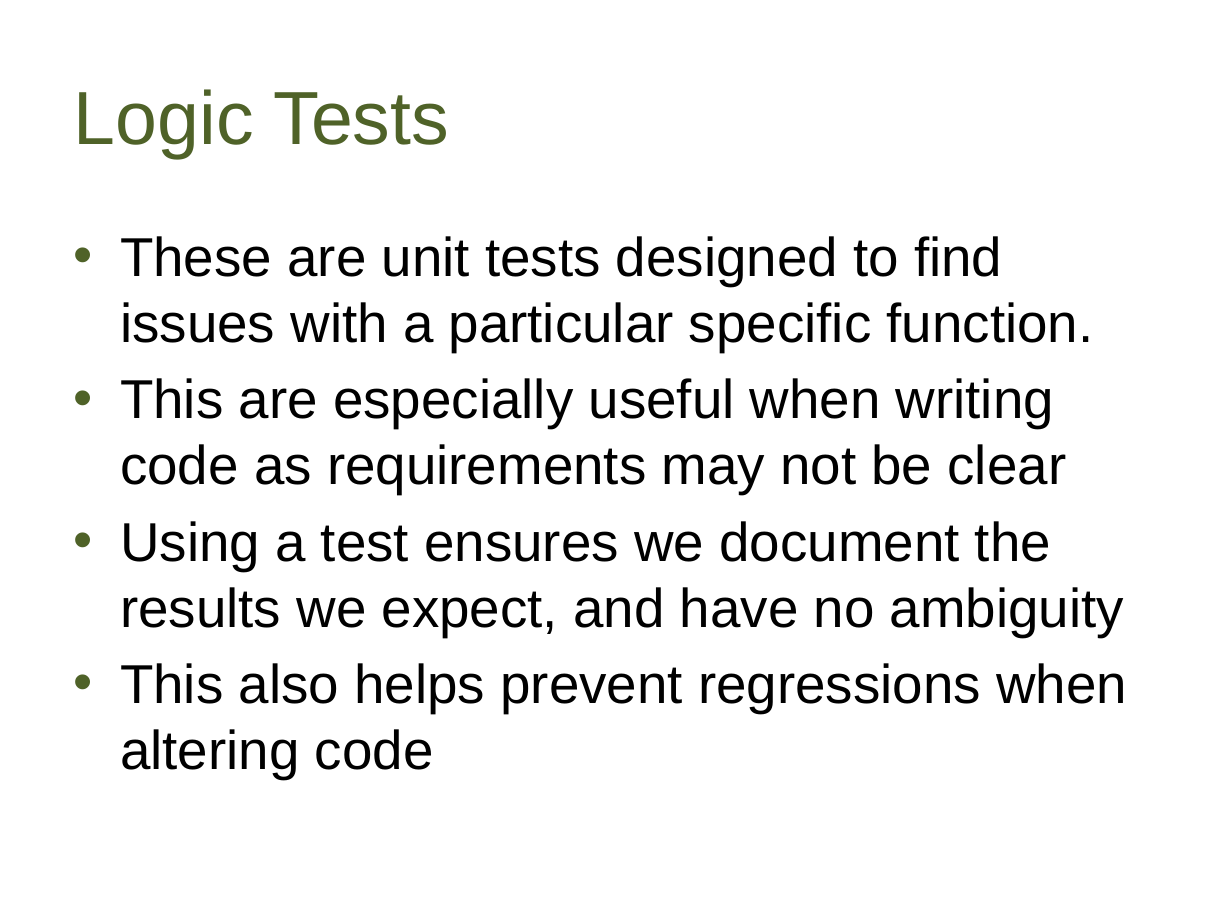
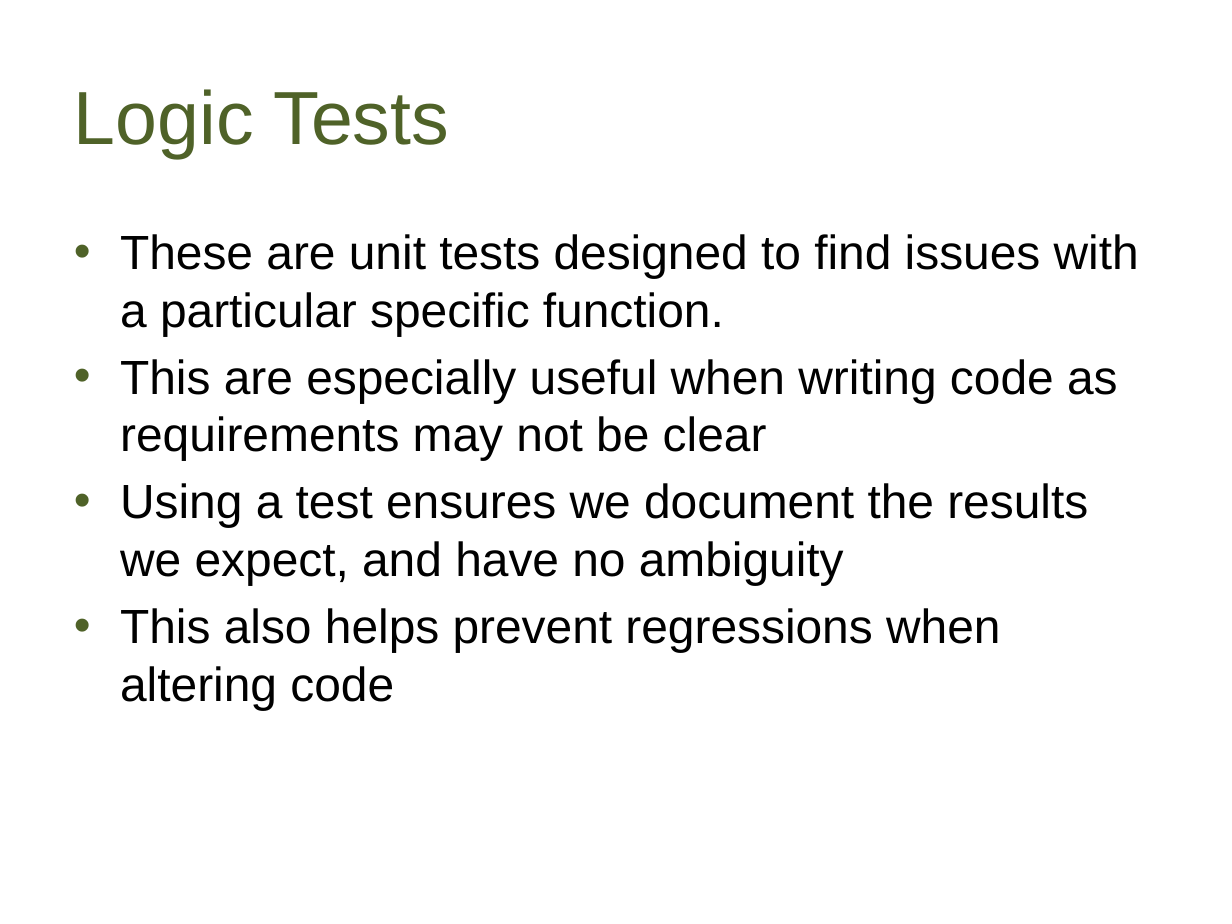
Before and after one commit to way0utwest/UnitTestingTSQL, a slide deck: slide 21 of UnitTestingTSQL.pptx. Drawn at 1232x924 pixels with LibreOffice and Linux fonts; fonts in the diff are those of the drawing; background and template pictures are left out. Boxes give left, top, right and bottom in pixels: in the first picture for what was removed or moved away, otherwise in the second. Text is boxed around its words. In the diff, an @@ line names an element or a change of style, - is before the commit and + after.

```diff
--- a/UnitTestingTSQL.pptx
+++ b/UnitTestingTSQL.pptx
@@ text "These are unit tests designed ..." at [120, 234, 1139, 710]: size 32 to 28 pt @@
```
Also in this commit, not shown: 6 other slides changed, 2 slides added, 1 slide removed, 2 other files.
